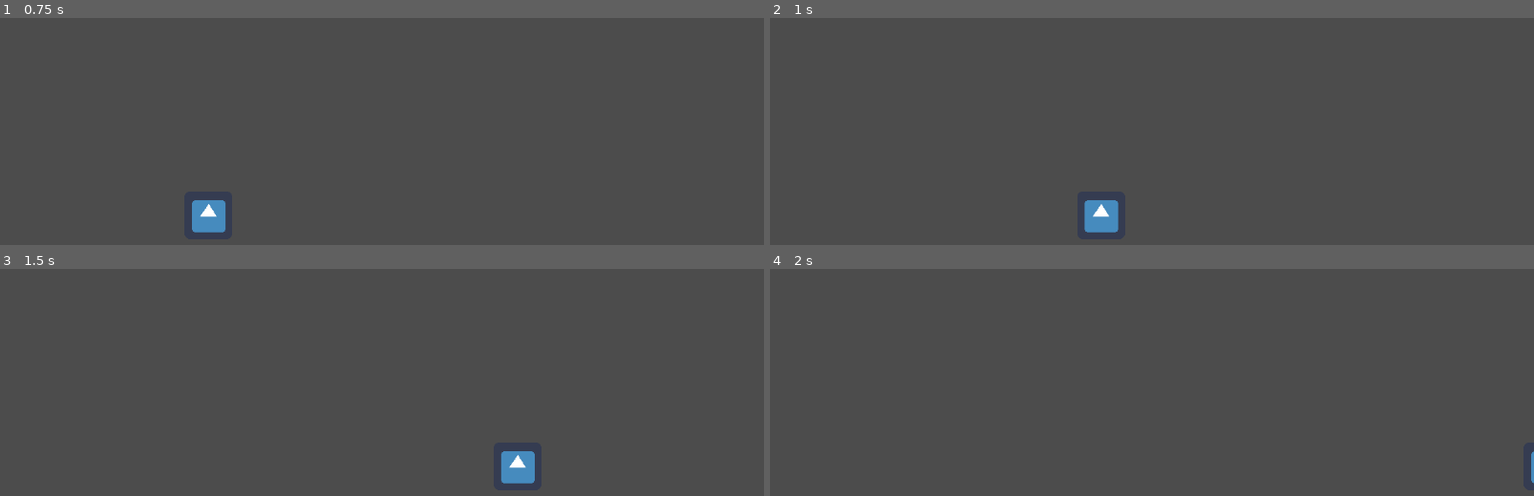
Above: before the commit, frames 1-4 (two rows, left to right).
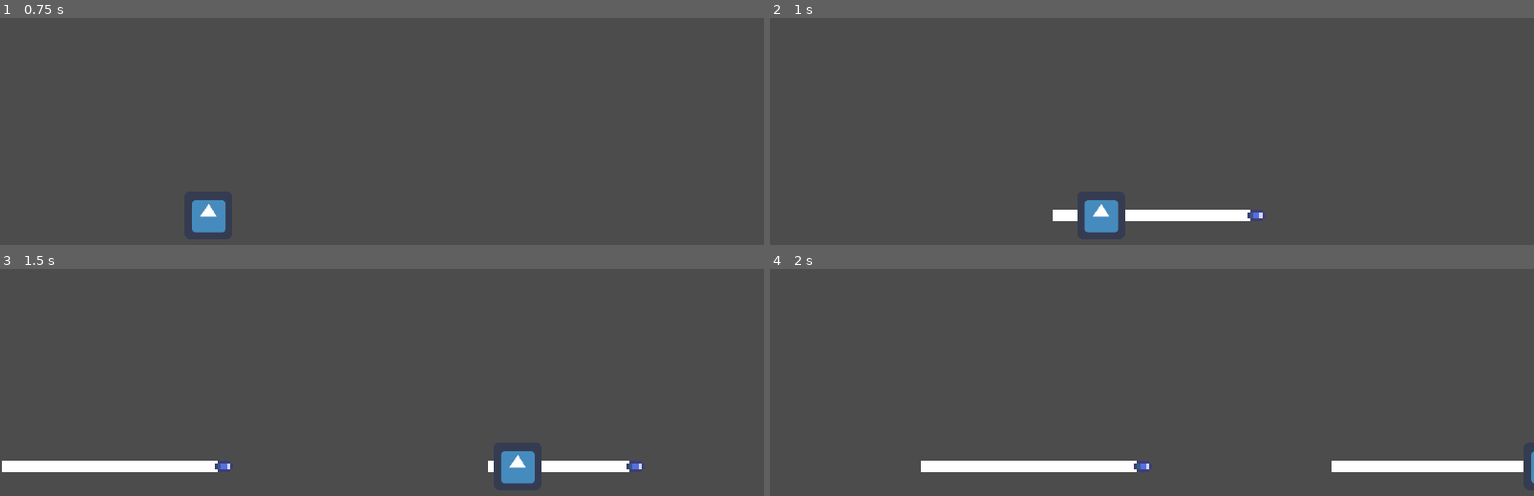
Above: after the commit, the same moments.

Repository: MauveMagician/rose-duelist
Game: Godot game, scene res://scene/Game.tscn
Two runs of this game, one before a commit and one after it. Both use one fixed random seed, a clock stepped at 60 frames per second and the inputs below. The engine's default icon, where the game draws it, is replaced by a stand-in: a white triangle on a blue panel in a dark square.
Inputs:
- Up to frame 1 (0.75 s): hold Right (ui_right) from 0.53 s (still down); tap X (dash) at 0.6 s
- Up to frame 2 (1 s): keep holding Right (ui_right); tap Z (jump) at 0.77 s; tap C (fire) at 0.8 s
- Up to frame 3 (1.5 s): keep holding Right (ui_right); tap C (fire) at 1.35 s
- Up to frame 4 (2 s): keep holding Right (ui_right); tap Z (jump) at 1.52 s; tap X (dash) at 1.55 s

Frame 1 is identical in both runs. In frame 2, 1.1% of the frame differs, in the area x 37-65%, y 84-90%; in frame 3, 2.2%; in frame 4, 2.8%, in the area x 19-99%, y 84-90%.

Commit message:
added bullet code and shooting

Diff:
--- /dev/null
+++ b/particles/bullet_particle.tres
@@ -0,0 +1,40 @@
+[gd_resource type="ParticlesMaterial" format=2]
+
+[resource]
+
+render_priority = 0
+trail_divisor = 1
+emission_shape = 0
+flag_align_y = false
+flag_rotate_y = false
+flag_disable_z = true
+spread = 0.0
+flatness = 0.0
+gravity = Vector3( 0, 0, 0 )
+initial_velocity = 1.0
+initial_velocity_random = 0.0
+angular_velocity = 0.0
+angular_velocity_random = 0.0
+orbit_velocity = 0.0
+orbit_velocity_random = 0.0
+linear_accel = 0.0
+linear_accel_random = 0.0
+radial_accel = 0.0
+radial_accel_random = 0.0
+tangential_accel = 0.0
+tangential_accel_random = 0.0
+damping = 0.0
+damping_random = 0.0
+angle = 0.0
+angle_random = 0.0
+scale = 1.0
+scale_random = 0.0
+color = Color( 1, 1, 1, 1 )
+hue_variation = 0.0
+hue_variation_random = 0.0
+anim_speed = 0.0
+anim_speed_random = 0.0
+anim_offset = 0.0
+anim_offset_random = 0.0
+anim_loop = false
+_sections_unfolded = [ "Angle", "Angular Velocity", "Animation", "Damping", "Emission Shape", "Flags", "Gravity", "Hue Variation", "Initial Velocity", "Linear Accel", "Orbit Velocity", "Radial Accel", "Scale", "Spread", "Tangential Accel", "Trail" ]
--- a/project.godot
+++ b/project.godot
@@ -13,6 +13,10 @@
 config/name="rose-duelist"
 run/main_scene="res://scene/Game.tscn"
 config/icon="res://icon.png"
+
+[autoload]
+
+Preloader="*res://scene/Preloader.tscn"
 
 [display]
 
--- /dev/null
+++ b/scene/Bullet.gd
@@ -0,0 +1,28 @@
+extends KinematicBody2D
+
+var forward_motion = Vector2()
+var speed = 1500
+var forward = false
+
+func _ready():
+	add_collision_exception_with(self)
+	pass
+
+func _physics_process(delta):
+	var new = Preloader.trail.instance()
+	new.global_position = self.global_position
+	get_parent().add_child(new)
+	forward_motion = Vector2(1,0).rotated(rotation) * speed
+	forward_motion = move_and_slide(forward_motion)
+
+func explode():
+	pass
+
+func _on_Hurtbox_body_entered(body):
+	if body == self:
+		return
+	if body.has_method("hit"):
+		body.hit()
+		queue_free()
+	elif body.has_method("explode"):
+		queue_free()
--- /dev/null
+++ b/scene/Bullet.tscn
@@ -0,0 +1,64 @@
+[gd_scene load_steps=6 format=2]
+
+[ext_resource path="res://scene/Bullet.gd" type="Script" id=1]
+[ext_resource path="res://sprite/Sprite-0001.png" type="Texture" id=2]
+[ext_resource path="res://scene/Trail.tscn" type="PackedScene" id=3]
+
+[sub_resource type="CircleShape2D" id=1]
+
+custom_solver_bias = 0.0
+radius = 32.9999
+
+[sub_resource type="RectangleShape2D" id=2]
+
+custom_solver_bias = 0.0
+extents = Vector2( 22.4, 19.2 )
+
+[node name="Bullet" type="KinematicBody2D" index="0"]
+
+position = Vector2( -9.53674e-007, -9.53674e-007 )
+scale = Vector2( 0.3125, 0.3125 )
+input_pickable = false
+collision_layer = 2
+collision_mask = 2
+collision/safe_margin = 0.08
+script = ExtResource( 1 )
+_sections_unfolded = [ "Collision" ]
+
+[node name="Sprite" type="Sprite" parent="." index="0"]
+
+position = Vector2( 5.72205e-006, 5.72205e-006 )
+scale = Vector2( 3.2, 3.2 )
+texture = ExtResource( 2 )
+_sections_unfolded = [ "Offset", "Z Index" ]
+
+[node name="Trail" parent="." index="1" instance=ExtResource( 3 )]
+
+scale = Vector2( 1, 1 )
+z_index = -1
+
+[node name="Hurtbox" type="Area2D" parent="." index="2"]
+
+scale = Vector2( 1.06667, 1.06667 )
+input_pickable = true
+gravity_vec = Vector2( 0, 1 )
+gravity = 98.0
+linear_damp = 0.1
+angular_damp = 1.0
+collision_layer = 3
+collision_mask = 3
+audio_bus_override = false
+audio_bus_name = "Master"
+_sections_unfolded = [ "Collision", "Transform" ]
+
+[node name="CollisionShape2D" type="CollisionShape2D" parent="Hurtbox" index="0"]
+
+shape = SubResource( 1 )
+_sections_unfolded = [ "Transform" ]
+
+[node name="CollisionShape2D" type="CollisionShape2D" parent="." index="3"]
+
+shape = SubResource( 2 )
+_sections_unfolded = [ "Material", "Visibility" ]
+
+[connection signal="body_entered" from="Hurtbox" to="." method="_on_Hurtbox_body_entered"]
--- a/scene/Game.tscn
+++ b/scene/Game.tscn
@@ -1,13 +1,8 @@
-[gd_scene load_steps=9 format=2]
+[gd_scene load_steps=8 format=2]
 
 [ext_resource path="res://scene/Game.gd" type="Script" id=1]
-[ext_resource path="res://scene/PlayerCharacter.gd" type="Script" id=2]
-[ext_resource path="res://icon.png" type="Texture" id=3]
-
-[sub_resource type="RectangleShape2D" id=5]
-
-custom_solver_bias = 0.0
-extents = Vector2( 32, 30 )
+[ext_resource path="res://scene/PlayerCharacter.tscn" type="PackedScene" id=2]
+[ext_resource path="res://scene/Bullet.tscn" type="PackedScene" id=3]
 
 [sub_resource type="RectangleShape2D" id=1]
 
@@ -17,7 +12,7 @@
 [sub_resource type="RectangleShape2D" id=2]
 
 custom_solver_bias = 0.0
-extents = Vector2( 180, 32 )
+extents = Vector2( 32, 30 )
 
 [sub_resource type="RectangleShape2D" id=3]
 
@@ -27,46 +22,48 @@
 [sub_resource type="RectangleShape2D" id=4]
 
 custom_solver_bias = 0.0
-extents = Vector2( 20, 30 )
+extents = Vector2( 180, 32 )
 
-[node name="Game" type="Node" index="0"]
+[node name="Game" type="Node"]
 
 script = ExtResource( 1 )
 
 [node name="Ceiling" type="StaticBody2D" parent="." index="0"]
 
+editor/display_folded = true
 position = Vector2( 510, -34 )
 scale = Vector2( 28.75, 1 )
 input_pickable = false
-collision_layer = 1
-collision_mask = 1
+collision_layer = 3
+collision_mask = 3
 constant_linear_velocity = Vector2( 0, 0 )
 constant_angular_velocity = 0.0
 friction = 1.0
 bounce = 0.0
-_sections_unfolded = [ "Transform" ]
+_sections_unfolded = [ "Collision", "Transform" ]
 
 [node name="CollisionShape2D" type="CollisionShape2D" parent="Ceiling" index="0"]
 
-shape = SubResource( 5 )
+shape = SubResource( 1 )
 _sections_unfolded = [ "Transform" ]
 
 [node name="Ground" type="StaticBody2D" parent="." index="1"]
 
+editor/display_folded = true
 position = Vector2( 510, 570 )
 scale = Vector2( 28.75, 1 )
 input_pickable = false
-collision_layer = 1
-collision_mask = 1
+collision_layer = 3
+collision_mask = 3
 constant_linear_velocity = Vector2( 0, 0 )
 constant_angular_velocity = 0.0
 friction = 1.0
 bounce = 0.0
-_sections_unfolded = [ "Transform" ]
+_sections_unfolded = [ "Collision", "Transform" ]
 
 [node name="CollisionShape2D" type="CollisionShape2D" parent="Ground" index="0"]
 
-shape = SubResource( 1 )
+shape = SubResource( 2 )
 
 [node name="WrapAreaW" type="Area2D" parent="." index="2"]
 
@@ -77,13 +74,16 @@
 gravity = 98.0
 linear_damp = 0.1
 angular_damp = 1.0
+collision_layer = 3
+collision_mask = 3
 audio_bus_override = false
 audio_bus_name = "Master"
+_sections_unfolded = [ "Collision" ]
 
 [node name="CollisionShape2D" type="CollisionShape2D" parent="WrapAreaW" index="0"]
 
 position = Vector2( -170, 0 )
-shape = SubResource( 2 )
+shape = SubResource( 3 )
 
 [node name="WrapAreaE" type="Area2D" parent="." index="3"]
 
@@ -94,63 +94,23 @@
 gravity = 98.0
 linear_damp = 0.1
 angular_damp = 1.0
+collision_layer = 3
+collision_mask = 3
 audio_bus_override = false
 audio_bus_name = "Master"
+_sections_unfolded = [ "Collision" ]
 
 [node name="CollisionShape2D" type="CollisionShape2D" parent="WrapAreaE" index="0"]
 
 position = Vector2( 150, 0 )
-shape = SubResource( 3 )
+shape = SubResource( 4 )
 
-[node name="PlayerCharacter" type="KinematicBody2D" parent="." index="4"]
+[node name="PlayerCharacter" parent="." index="4" instance=ExtResource( 2 )]
 
-position = Vector2( 120, 280 )
-input_pickable = false
-collision_layer = 1
-collision_mask = 1
-collision/safe_margin = 0.08
-script = ExtResource( 2 )
-_sections_unfolded = [ "Transform" ]
-verticalSpeed = -1000
-horizontalSpeed = 500
-dashSpeed = 1000
+[node name="Bullet" parent="." index="5" instance=ExtResource( 3 )]
 
-[node name="Sprite" type="Sprite" parent="PlayerCharacter" index="0"]
-
-texture = ExtResource( 3 )
-
-[node name="CollisionWithGround" type="CollisionShape2D" parent="PlayerCharacter" index="1"]
-
-shape = SubResource( 4 )
-_sections_unfolded = [ "Transform" ]
-
-[node name="DashTiming" type="Timer" parent="PlayerCharacter" index="2"]
-
-process_mode = 1
-wait_time = 0.1
-one_shot = true
-autostart = false
-
-[node name="DashStopping" type="Timer" parent="PlayerCharacter" index="3"]
-
-process_mode = 1
-wait_time = 0.1
-one_shot = true
-autostart = false
-
-[node name="DashCooldown" type="Timer" parent="PlayerCharacter" index="4"]
-
-process_mode = 1
-wait_time = 0.1
-one_shot = true
-autostart = false
+position = Vector2( 210, -150 )
 
 [connection signal="body_entered" from="WrapAreaW" to="." method="_on_WrapAreaW_body_entered"]
 
 [connection signal="body_entered" from="WrapAreaE" to="." method="_on_WrapAreaE_body_entered"]
-
-[connection signal="timeout" from="PlayerCharacter/DashTiming" to="PlayerCharacter" method="_on_DashTiming_timeout"]
-
-[connection signal="timeout" from="PlayerCharacter/DashStopping" to="PlayerCharacter" method="_on_DashStopping_timeout"]
-
-[connection signal="timeout" from="PlayerCharacter/DashCooldown" to="PlayerCharacter" method="_on_DashCooldown_timeout"]
--- a/scene/PlayerCharacter.gd
+++ b/scene/PlayerCharacter.gd
@@ -12,8 +12,12 @@
 var gravity = true
 var facing = -1
 var dashCooldown = false
+var fireCooldown = false
 
 func _ready():
+	pass
+
+func hit():
 	pass
 
 func dash():
@@ -23,6 +27,13 @@
 	$DashTiming.start()
 
 func get_input():
+	if Input.is_action_just_pressed("fire") and not fireCooldown:
+		var new = Preloader.bullet.instance()
+		new.position = $GunPivot/Gun.global_position
+		new.rotation = $GunPivot.global_rotation
+		get_parent().add_child(new)
+		$FireCooldown.start()
+		fireCooldown = true
 	if Input.is_action_just_pressed("dash") and not dashCooldown:
 		if is_on_floor():
 			airdash = false
@@ -37,10 +48,12 @@
 			direction.y = 0
 		dash()
 	if Input.is_action_pressed("ui_right"):
+		$GunPivot.rotation_degrees = 0
 		direction.x = 1
 		facing = 1
 		motion.x = horizontalSpeed
 	elif Input.is_action_pressed("ui_left"):
+		$GunPivot.rotation_degrees = 180
 		direction.x = -1
 		facing = -1
 		motion.x = -horizontalSpeed
@@ -77,3 +90,6 @@
 
 func _on_DashCooldown_timeout():
 	dashCooldown = false
+
+func _on_FireCooldown_timeout():
+	fireCooldown = false
--- /dev/null
+++ b/scene/PlayerCharacter.tscn
@@ -0,0 +1,75 @@
+[gd_scene load_steps=4 format=2]
+
+[ext_resource path="res://scene/PlayerCharacter.gd" type="Script" id=1]
+[ext_resource path="res://icon.png" type="Texture" id=2]
+
+[sub_resource type="RectangleShape2D" id=1]
+
+custom_solver_bias = 0.0
+extents = Vector2( 20, 30 )
+
+[node name="PlayerCharacter" type="KinematicBody2D"]
+
+position = Vector2( 120, 280 )
+input_pickable = false
+collision_layer = 1
+collision_mask = 1
+collision/safe_margin = 0.08
+script = ExtResource( 1 )
+_sections_unfolded = [ "Transform" ]
+verticalSpeed = -1000
+horizontalSpeed = 500
+dashSpeed = 1000
+
+[node name="Sprite" type="Sprite" parent="." index="0"]
+
+texture = ExtResource( 2 )
+
+[node name="CollisionWithGround" type="CollisionShape2D" parent="." index="1"]
+
+shape = SubResource( 1 )
+_sections_unfolded = [ "Transform" ]
+
+[node name="DashTiming" type="Timer" parent="." index="2"]
+
+process_mode = 1
+wait_time = 0.1
+one_shot = true
+autostart = false
+
+[node name="DashStopping" type="Timer" parent="." index="3"]
+
+process_mode = 1
+wait_time = 0.1
+one_shot = true
+autostart = false
+
+[node name="DashCooldown" type="Timer" parent="." index="4"]
+
+process_mode = 1
+wait_time = 0.1
+one_shot = true
+autostart = false
+
+[node name="FireCooldown" type="Timer" parent="." index="5"]
+
+process_mode = 1
+wait_time = 0.5
+one_shot = true
+autostart = false
+
+[node name="GunPivot" type="Position2D" parent="." index="6"]
+
+_sections_unfolded = [ "Transform" ]
+
+[node name="Gun" type="Node2D" parent="GunPivot" index="0"]
+
+position = Vector2( 50, 0 )
+
+[connection signal="timeout" from="DashTiming" to="." method="_on_DashTiming_timeout"]
+
+[connection signal="timeout" from="DashStopping" to="." method="_on_DashStopping_timeout"]
+
+[connection signal="timeout" from="DashCooldown" to="." method="_on_DashCooldown_timeout"]
+
+[connection signal="timeout" from="FireCooldown" to="." method="_on_FireCooldown_timeout"]
--- /dev/null
+++ b/scene/Preloader.gd
@@ -0,0 +1,8 @@
+extends Node
+
+var bullet
+var trail
+
+func _ready():
+	bullet = preload("res://scene/Bullet.tscn")
+	trail = preload("res://scene/Trail.tscn")
--- /dev/null
+++ b/scene/Preloader.tscn
@@ -0,0 +1,7 @@
+[gd_scene load_steps=2 format=2]
+
+[ext_resource path="res://scene/Preloader.gd" type="Script" id=1]
+
+[node name="Preloader" type="Node"]
+
+script = ExtResource( 1 )
--- /dev/null
+++ b/scene/Trail.gd
@@ -0,0 +1,13 @@
+extends Sprite
+
+# class member variables go here, for example:
+# var a = 2
+# var b = "textvar"
+
+func _ready():
+	# Called when the node is added to the scene for the first time.
+	# Initialization here
+	pass
+
+func _on_Lifespam_timeout():
+	queue_free()
--- /dev/null
+++ b/scene/Trail.tscn
@@ -0,0 +1,22 @@
+[gd_scene load_steps=3 format=2]
+
+[ext_resource path="res://sprite/Sprite-0002.png" type="Texture" id=1]
+[ext_resource path="res://scene/Trail.gd" type="Script" id=2]
+
+[node name="Trail" type="Sprite"]
+
+position = Vector2( -20, -4.76837e-007 )
+scale = Vector2( 1.875, 1 )
+z_index = -2
+texture = ExtResource( 1 )
+script = ExtResource( 2 )
+_sections_unfolded = [ "Transform", "Z Index" ]
+
+[node name="Lifespam" type="Timer" parent="." index="0"]
+
+process_mode = 1
+wait_time = 0.2
+one_shot = true
+autostart = true
+
+[connection signal="timeout" from="Lifespam" to="." method="_on_Lifespam_timeout"]
Binary file added: sprite/Sprite-0001.png
Not shown, added: sprite/Sprite-0001.png.import
Binary file added: sprite/Sprite-0002.png
Not shown, added: sprite/Sprite-0002.png.import
